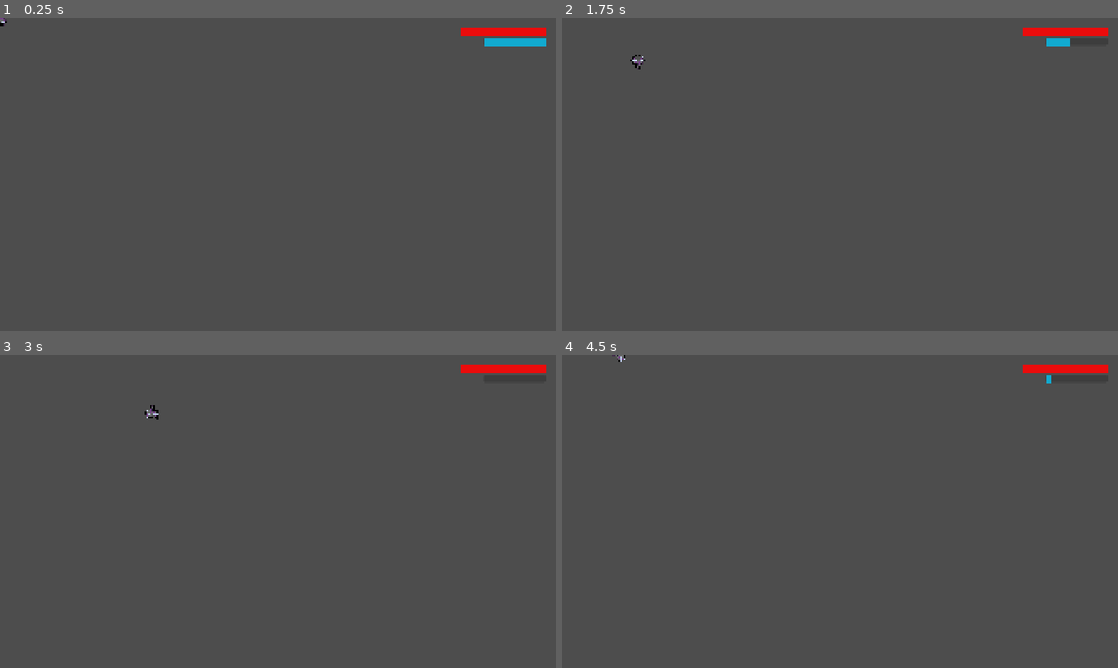
Above: before the commit, frames 1-4 (two rows, left to right).
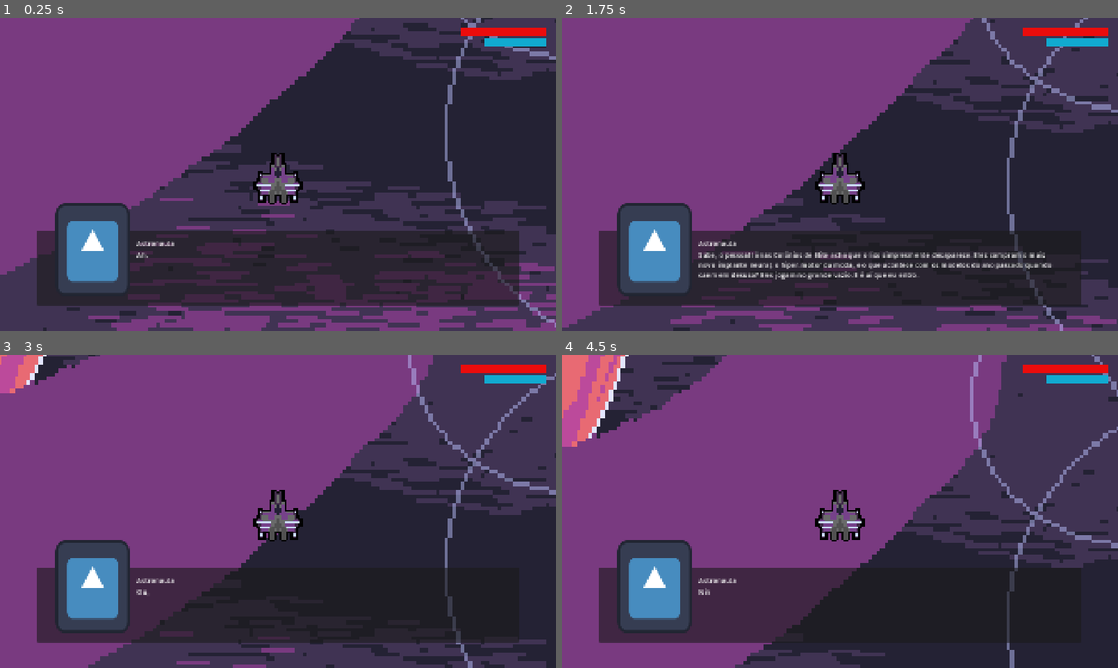
Above: after the commit, the same moments.

Repository: scorpion-bits/AstroDash
Game: Godot game, scene res://Rooms/Mode/Story/LevelManager/levels/Fase1/fase_1.tscn
The game is run twice, just before and just after one commit, with the same random seed, the same clock (stepped at 60 frames per second) and the same inputs. The project has no main scene, so this scene is started directly. The engine's default icon, where the game draws it, is replaced by a stand-in: a white triangle on a blue panel in a dark square.
Inputs:
- Up to frame 1 (0.25 s): no input
- Up to frame 2 (1.75 s): tap Enter (ui_accept) at 0.5, 1.35, 1.52 s; hold D (right_1) 0.53-1.28 s; hold Enter (ui_accept) 0.53-1.28 s; hold S (down_1) from 1.28 s (still down)
- Up to frame 3 (3 s): tap Enter (ui_accept) at 1.82, 2.85 s; release S (down_1) at 2.03 s; hold D (right_1) 2.03-2.78 s; hold Enter (ui_accept) 2.03-2.78 s; hold W (up_1) from 2.78 s (still down)
- Up to frame 4 (4.5 s): tap Enter (ui_accept) at 3.02, 3.32, 4.35 s; release W (up_1) at 3.53 s; hold Enter (ui_accept) 3.53-4.28 s; hold A (left_1) from 3.53 s (still down)

The runs differ from the first frame. In frame 1, 97% of the frame differs, in the area x 0-100%, y 0-100%; in frame 2, 97%; in frame 3, 98%; in frame 4, 98%.

Commit message:
Implementação dos dialogos, e funcionamento da fase 1!

Diff:
--- /dev/null
+++ b/Huds/Dialogo/dialogue_ui.tscn
@@ -0,0 +1,44 @@
+[gd_scene format=3 uid="uid://3nscpcvoaj6"]
+
+[ext_resource type="Script" uid="uid://cgcl0qr7nv5f3" path="res://Rooms/Mode/Story/Componentes/DialogueSystem/dialogue_ui.gd" id="1_oqfc2"]
+[ext_resource type="Texture2D" uid="uid://c18nha187bm0r" path="res://asstes/icon.svg" id="1_yipck"]
+
+[node name="DialogueUI" type="CanvasLayer" unique_id=699159936]
+script = ExtResource("1_oqfc2")
+
+[node name="Background" type="Panel" parent="." unique_id=2123892563]
+offset_left = 128.0
+offset_top = 736.0
+offset_right = 1792.0
+offset_bottom = 992.0
+
+[node name="Portrait" type="TextureRect" parent="Background" unique_id=1976637989]
+layout_mode = 0
+offset_left = 64.0
+offset_top = -96.0
+offset_right = 320.0
+offset_bottom = 224.0
+texture = ExtResource("1_yipck")
+
+[node name="NameLabel" type="Label" parent="Background" unique_id=897731504]
+layout_mode = 0
+offset_left = 344.0
+offset_top = 24.0
+offset_right = 391.0
+offset_bottom = 47.0
+scale = Vector2(1.5, 1.5)
+text = "Nome"
+
+[node name="TextLabel" type="RichTextLabel" parent="Background" unique_id=212237571]
+layout_mode = 0
+offset_left = 344.0
+offset_top = 64.0
+offset_right = 1181.3333
+offset_bottom = 170.66663
+scale = Vector2(1.5, 1.5)
+text = "Ola isso aqui é um teste!"
+fit_content = true
+
+[node name="TypeTimer" type="Timer" parent="." unique_id=807449155]
+
+[node name="VoicePlayer" type="AudioStreamPlayer2D" parent="." unique_id=1438106683]
--- /dev/null
+++ b/Rooms/Mode/Story/Componentes/DialogueSystem/dialogue_line.gd
@@ -0,0 +1,17 @@
+class_name DialogueLine
+extends Resource
+
+@export_category("Informações do Diálogo")
+@export var speaker_name: String = ""
+@export_multiline var text: String = ""
+@export var portrait: Texture2D
+
+@export_category("Configurações de Áudio (Voz)")
+@export var voice_blip: AudioStream
+@export var pitch_base: float = 1.0
+@export var pitch_variation: float = 0.1
+@export var blip_frequency: int = 2
+
+@export_category("Ritmo da Digitação")
+@export var chars_per_second: float = 30.0
+@export var punctuation_pause: float = 0.3
--- /dev/null
+++ b/Rooms/Mode/Story/Componentes/DialogueSystem/dialogue_manager.gd
@@ -0,0 +1,28 @@
+extends Node
+
+signal dialogue_started
+signal dialogue_ended
+
+const DIALOGUE_UI_SCENE = preload("res://Huds/Dialogo/dialogue_ui.tscn")
+var dialogue_ui_instance: CanvasLayer
+
+var is_dialogue_active: bool = false
+
+func _ready():
+	dialogue_ui_instance = DIALOGUE_UI_SCENE.instantiate()
+	add_child(dialogue_ui_instance)
+
+	dialogue_ui_instance.dialogue_finished.connect(_on_dialogue_finished)
+
+func start_dialogue(lines: Array):
+	if is_dialogue_active:
+		return
+
+	is_dialogue_active = true
+	emit_signal("dialogue_started")
+
+	dialogue_ui_instance.start_dialogue(lines)
+
+func _on_dialogue_finished():
+	is_dialogue_active = false
+	emit_signal("dialogue_ended")
--- /dev/null
+++ b/Rooms/Mode/Story/Componentes/DialogueSystem/dialogue_trigger.gd
@@ -0,0 +1,34 @@
+extends Area2D
+
+@export var dialogue_lines: Array[DialogueLine] = []
+
+@export_category("Configurações do Gatilho")
+@export var auto_start: bool = false
+@export var interact_to_start: bool = true
+@export var play_only_once: bool = true
+
+var player_in_area: bool = false
+var has_played: bool = false
+
+func _ready():
+	body_entered.connect(_on_body_entered)
+	body_exited.connect(_on_body_exited)
+
+func _on_body_entered(body):
+	if body.name == "StoryPlayer":
+		player_in_area = true
+		if auto_start and not (play_only_once and has_played):
+			start_my_dialogue()
+
+func _on_body_exited(body):
+	if body.name == "StoryPlayer":
+		player_in_area = false
+
+func _process(_delta):
+	if player_in_area and interact_to_start and not (play_only_once and has_played):
+		if Input.is_action_just_pressed("ui_accept"):
+			start_my_dialogue()
+
+func start_my_dialogue():
+	has_played = true
+	DialogueManager.start_dialogue(dialogue_lines)
--- /dev/null
+++ b/Rooms/Mode/Story/Componentes/DialogueSystem/dialogue_trigger.tscn
@@ -0,0 +1,12 @@
+[gd_scene format=3 uid="uid://lwiybe2681yp"]
+
+[ext_resource type="Script" uid="uid://dlcjvfghr74yn" path="res://Rooms/Mode/Story/Componentes/DialogueSystem/dialogue_trigger.gd" id="1_nhap7"]
+
+[sub_resource type="CircleShape2D" id="CircleShape2D_nfiw7"]
+radius = 96.332756
+
+[node name="DialogueTrigger" type="Area2D" unique_id=450119782]
+script = ExtResource("1_nhap7")
+
+[node name="CollisionShape2D" type="CollisionShape2D" parent="." unique_id=754896291]
+shape = SubResource("CircleShape2D_nfiw7")
--- /dev/null
+++ b/Rooms/Mode/Story/Componentes/DialogueSystem/dialogue_ui.gd
@@ -0,0 +1,103 @@
+extends CanvasLayer
+
+signal dialogue_finished
+
+@onready var background = $Background
+@onready var portrait = $Background/Portrait
+@onready var name_label = $Background/NameLabel
+@onready var text_label = $Background/TextLabel
+@onready var type_timer = $TypeTimer
+@onready var voice_player = $VoicePlayer
+
+var lines: Array[DialogueLine] = []
+var current_line_index: int = 0
+
+var is_typing: bool = false
+var text_to_type: String = ""
+var type_index: int = 0
+var blip_counter: int = 0
+var current_line_data: DialogueLine
+
+func _ready():
+	background.hide()
+	type_timer.timeout.connect(_on_type_timer_timeout)
+
+func start_dialogue(dialogue_lines: Array):
+	lines = dialogue_lines
+	current_line_index = 0
+	background.show()
+	show_current_line()
+
+func show_current_line():
+	if current_line_index >= lines.size():
+		end_dialogue()
+		return
+
+	current_line_data = lines[current_line_index]
+
+	name_label.text = current_line_data.speaker_name
+	text_to_type = current_line_data.text
+	text_label.text = text_to_type
+	text_label.visible_characters = 0
+
+	if current_line_data.portrait != null:
+		portrait.texture = current_line_data.portrait
+		portrait.show()
+	else:
+		portrait.hide()
+
+	voice_player.stream = current_line_data.voice_blip
+
+	type_index = 0
+	blip_counter = 0
+	is_typing = true
+
+	if current_line_data.chars_per_second > 0:
+		type_timer.wait_time = 1.0 / current_line_data.chars_per_second
+		type_timer.start()
+	else:
+		text_label.visible_characters = -1
+		is_typing = false
+
+func _process(_delta):
+	if not background.visible:
+		return
+
+	if Input.is_action_just_pressed("ui_accept"):
+		if is_typing:
+			is_typing = false
+			type_timer.stop()
+			text_label.visible_characters = -1
+		else:
+			current_line_index += 1
+			show_current_line()
+
+func _on_type_timer_timeout():
+	if not is_typing:
+		return
+
+	type_index += 1
+	text_label.visible_characters = type_index
+
+	var current_char = text_to_type[type_index - 1]
+
+	if voice_player.stream != null and current_char != " " and current_char != "\n":
+		blip_counter += 1
+		if blip_counter >= current_line_data.blip_frequency:
+			blip_counter = 0
+			voice_player.pitch_scale = current_line_data.pitch_base + randf_range(-current_line_data.pitch_variation, current_line_data.pitch_variation)
+			voice_player.play()
+
+	if type_index >= text_to_type.length():
+		is_typing = false
+		type_timer.stop()
+		return
+
+	if current_char in [".", "!", "?", ",", ":"]:
+		type_timer.start(current_line_data.punctuation_pause)
+	else:
+		type_timer.start(1.0 / current_line_data.chars_per_second)
+
+func end_dialogue():
+	background.hide()
+	emit_signal("dialogue_finished")
--- /dev/null
+++ b/Rooms/Mode/Story/Itens/Sucata/sucata.gd
@@ -0,0 +1,23 @@
+extends Area2D
+class_name Sucata
+
+@export var speed: float = 150.0
+var direction: Vector2 = Vector2.ZERO
+
+signal collected
+
+func _ready() -> void:
+	body_entered.connect(_on_body_entered)
+	$VisibleOnScreenNotifier2D.screen_exited.connect(_on_screen_exited)
+
+func _process(delta: float) -> void:
+	position += direction * speed * delta
+	rotation += 2.0 * delta
+
+func _on_body_entered(body: Node2D) -> void:
+	if body is StoryPlayer:
+		collected.emit()
+		queue_free()
+
+func _on_screen_exited() -> void:
+	queue_free()
--- /dev/null
+++ b/Rooms/Mode/Story/Itens/Sucata/sucata.tscn
@@ -0,0 +1,22 @@
+[gd_scene format=3 uid="uid://cx6q8c7f215d2"]
+
+[ext_resource type="Script" path="res://Rooms/Mode/Story/Itens/Sucata/sucata.gd" id="1_script"]
+[ext_resource type="Texture2D" uid="uid://c18nha187bm0r" path="res://asstes/icon.svg" id="2_icon"]
+
+[sub_resource type="CircleShape2D" id="CircleShape2D_sucata"]
+radius = 32.0
+
+[node name="Sucata" type="Area2D" groups=["sucatas"]]
+collision_layer = 0
+collision_mask = 1
+script = ExtResource("1_script")
+
+[node name="Sprite2D" type="Sprite2D" parent="."]
+texture_filter = 1
+scale = Vector2(0.5, 0.5)
+texture = ExtResource("2_icon")
+
+[node name="CollisionShape2D" type="CollisionShape2D" parent="."]
+shape = SubResource("CircleShape2D_sucata")
+
+[node name="VisibleOnScreenNotifier2D" type="VisibleOnScreenNotifier2D" parent="."]
--- a/Rooms/Mode/Story/LevelManager/levels/Fase1/fase_1.gd
+++ b/Rooms/Mode/Story/LevelManager/levels/Fase1/fase_1.gd
@@ -1,43 +1,112 @@
 extends RoomBase
 
-@onready var survival_timer: Timer = $SurvivalTimer
-@onready var player: StoryPlayer = $StoryPlayer # Ajuste o caminho se necessário
+@export var intro_dialogues: Array[DialogueLine] = []
+
+@onready var level_camera: Camera2D = $Camera2D
+@onready var spawn_timer: Timer = $SpawnTimer
+@onready var player: StoryPlayer = $StoryPlayer
+@onready var mob_spawn_location: PathFollow2D = $MobPath/MobSpawnLocation
+
+var meteor_scene: PackedScene = preload("res://Perigos/meteoro/meteoro.tscn")
+var sucata_scene: PackedScene = preload("res://Rooms/Mode/Story/Itens/Sucata/sucata.tscn")
+
+var collected_trash: int = 0
+var max_trash: int = 15
 
 func _ready() -> void:
-	# Chama o _ready do RoomBase para carregar o fundo
 	super._ready()
+	if player:
+		player.position = Vector2(960, 930)
+		player.is_in_cutscene = true
+		player.cutscene_direction = Vector2(0, -1)
 
-	# Na Fase 1 o jogador não pode atirar (desativamos a arma)
+		if player.weapon_comp:
+			player.weapon_comp.can_shoot = false
+
+	if spawn_timer:
+		if not spawn_timer.timeout.is_connected(_on_spawn_timer_timeout):
+			spawn_timer.timeout.connect(_on_spawn_timer_timeout)
+		spawn_timer.stop()
+
+	start_intro_cutscene()
+
+
+
+func _process(delta: float) -> void:
+	if player.is_in_cutscene and level_camera:
+		level_camera.global_position = player.global_position
+
+func start_intro_cutscene() -> void:
+	if intro_dialogues.size() > 0:
+		DialogueManager.start_dialogue(intro_dialogues)
+		await DialogueManager.dialogue_ended
+
+	player.is_in_cutscene = false
+
+	var tween = create_tween()
+
+	tween.set_parallel(true)
+	tween.set_ease(Tween.EASE_OUT).set_trans(Tween.TRANS_QUAD)
+
+	tween.tween_property(level_camera, "global_position", Vector2(960, 540), 2.0)
+
+	tween.tween_property(level_camera, "zoom", Vector2(1, 1), 2.0)
+
+	await tween.finished
+
 	if player and player.weapon_comp:
-		player.weapon_comp.can_shoot = false
+		player.weapon_comp.can_shoot = true
 
-	# Conecta o fim do tempo de sobrevivência
-	if survival_timer:
-		survival_timer.timeout.connect(_on_survival_timer_timeout)
+	if spawn_timer:
+		spawn_timer.start()
 
-	# Inicie o seu Spawner de Meteoros aqui!
+func _on_spawn_timer_timeout() -> void:
+	if collected_trash >= max_trash:
+		return
 
-func _on_survival_timer_timeout() -> void:
-	print("Tempo de sobrevivência acabou!")
+	var is_sucata = randf() > 0.7
 
-	# 1. Pare de spawnar meteoros
-	# $MeteorSpawner.stop()
+	mob_spawn_location.progress_ratio = randf()
 
-	# 2. Destrua os meteoros que sobraram na tela (opcional)
-	# for meteoro in get_tree().get_nodes_in_group("meteoros"):
-	#     meteoro.queue_free()
+	var item
+	if is_sucata:
+		item = sucata_scene.instantiate()
+		item.collected.connect(_on_sucata_collected)
+	else:
+		item = meteor_scene.instantiate()
 
-	# 3. Toca a Lore/Cutscene
-	iniciar_lore()
+	add_child(item)
+	item.global_position = mob_spawn_location.global_position
+
+	var direction = mob_spawn_location.rotation + PI / 2
+	direction += randf_range(-PI / 4, PI / 4)
+	item.rotation = direction
+
+	if is_sucata:
+		item.direction = Vector2(1, 0).rotated(direction)
+	else:
+		var velocidade_extra = collected_trash * 50.0
+		var velocidade_minima = 150.0 + velocidade_extra
+		var velocidade_maxima = 250.0 + velocidade_extra
+		var velocity = Vector2(randf_range(velocidade_minima, velocidade_maxima), 0.0)
+		item.linear_velocity = velocity.rotated(direction)
+
+func _on_sucata_collected() -> void:
+	collected_trash += 1
+	print("Sucata coletada! Total: ", collected_trash)
+
+	if spawn_timer.wait_time > 0.5:
+		spawn_timer.wait_time -= 0.1
+
+	if collected_trash >= max_trash:
+		spawn_timer.stop()
+		iniciar_lore()
 
 func iniciar_lore() -> void:
-	# Aqui você pode instanciar um painel de diálogo, mostrar um texto na tela...
 	print("Alien: 'Vocês, lixeiros, não vão nos impedir!'")
 	print("IA da Nave: 'Armamento improvisado concluído. Pressione ESPAÇO para atirar.'")
 
-	# Reativa a arma do jogador!
 	if player and player.weapon_comp:
 		player.weapon_comp.can_shoot = true
 
-	# Termina a sala (abre o portal usando a função do RoomBase que criamos antes)
 	finish_room()
--- a/Rooms/Mode/Story/LevelManager/levels/Fase1/fase_1.tscn
+++ b/Rooms/Mode/Story/LevelManager/levels/Fase1/fase_1.tscn
@@ -1,12 +1,106 @@
 [gd_scene format=3 uid="uid://dty3xc1uxq5jd"]
 
-[ext_resource type="Script" uid="uid://dg5tvq6la5uld" path="res://Rooms/Mode/Story/LevelManager/levels/Fase1/fase_1.gd" id="1_iajsu"]
-[ext_resource type="PackedScene" uid="uid://dt5qfbw2fbjcc" path="res://Rooms/Mode/Story/StoryPlayer/Player/StoryPlayer.tscn" id="2_gctc8"]
-[ext_resource type="Texture2D" uid="uid://vnjrgp564i4h" path="res://Huds/menuinicial/assets/menuinicial background.png" id="2_iajsu"]
+[ext_resource type="PackedScene" uid="uid://bgfuutrmm2b3v" path="res://Rooms/Mode/Story/LevelManager/levels/RoomBase/room_base.tscn" id="1_roombase"]
+[ext_resource type="Script" uid="uid://dg5tvq6la5uld" path="res://Rooms/Mode/Story/LevelManager/levels/Fase1/fase_1.gd" id="2_iajsu_script"]
+[ext_resource type="Script" uid="uid://dfse47ntl1cba" path="res://Rooms/Mode/Story/Componentes/DialogueSystem/dialogue_line.gd" id="3_5uc2h"]
+[ext_resource type="PackedScene" uid="uid://dt5qfbw2fbjcc" path="res://Rooms/Mode/Story/StoryPlayer/Player/StoryPlayer.tscn" id="3_gctc8"]
+[ext_resource type="Texture2D" uid="uid://bhhp7uhw8rauc" path="res://Rooms/Mode/Story/LevelManager/levels/Fase1/assets/fundo fase.png" id="4_iajsu_bg"]
+[ext_resource type="Texture2D" uid="uid://c18nha187bm0r" path="res://asstes/icon.svg" id="4_mirka"]
+[ext_resource type="AudioStream" uid="uid://cjisdrjdxp7k7" path="res://Rooms/Mode/Story/audios/Vozes/Blip.wav" id="5_2wx6x"]
 
-[node name="Fase1" type="Node2D" unique_id=29031187]
-script = ExtResource("1_iajsu")
-room_background = ExtResource("2_iajsu")
-metadata/_custom_type_script = "uid://dr0bpsxc2saa3"
+[sub_resource type="Resource" id="Resource_wcote"]
+script = ExtResource("3_5uc2h")
+speaker_name = "Astronauta"
+text = "Ah... mais um dia de trabalho."
+portrait = ExtResource("4_mirka")
+voice_blip = ExtResource("5_2wx6x")
+pitch_base = 0.8
+chars_per_second = 40.0
+metadata/_custom_type_script = "uid://dfse47ntl1cba"
 
-[node name="StoryPlayer" parent="." unique_id=1832787236 instance=ExtResource("2_gctc8")]
+[sub_resource type="Resource" id="Resource_n0kpp"]
+script = ExtResource("3_5uc2h")
+speaker_name = "Astronauta"
+text = "Sabe, o pessoal lá nas Colônias de Elite acha que o lixo simplesmente desaparece. Eles compram o mais novo implante neural, o hiper-motor da moda, e o que acontece com os modelos do ano passado quando caem em desuso? Eles jogam no grande vazio. E é aí que eu entro."
+portrait = ExtResource("4_mirka")
+voice_blip = ExtResource("5_2wx6x")
+pitch_base = 0.8
+chars_per_second = 40.0
+metadata/_custom_type_script = "uid://dfse47ntl1cba"
+
+[sub_resource type="Resource" id="Resource_mirka"]
+script = ExtResource("3_5uc2h")
+speaker_name = "Astronauta"
+text = "Olha só para isso... quilômetros e quilômetros de restos tecnológicos. Satélites mortos, drones de entrega abandonados, cruzadores estelares que custavam bilhões e agora não passam de sucata flutuante bloqueando a vista. A galáxia avança implacável, a tecnologia evolui, e simplesmente deixa esse rastro absurdo de peças obsoletas para trás. O universo virou um gigantesco cemitério de metal enferrujado, e eu sou o coveiro."
+portrait = ExtResource("4_mirka")
+voice_blip = ExtResource("5_2wx6x")
+pitch_base = 0.8
+chars_per_second = 40.0
+metadata/_custom_type_script = "uid://dfse47ntl1cba"
+
+[sub_resource type="Resource" id="Resource_2wx6x"]
+script = ExtResource("3_5uc2h")
+speaker_name = "Astronauta"
+text = "Ou, como eles preferem colocar no meu contrato de baixo escalão: Técnico de Triagem de Resíduos Orbitais."
+portrait = ExtResource("4_mirka")
+voice_blip = ExtResource("5_2wx6x")
+pitch_base = 0.8
+chars_per_second = 40.0
+metadata/_custom_type_script = "uid://dfse47ntl1cba"
+
+[sub_resource type="Resource" id="Resource_af4sh"]
+script = ExtResource("3_5uc2h")
+speaker_name = "Astronauta"
+text = "No fim das contas, a gente sabe a verdade. Eu sou só o gari do espaço. Vinte anos respirando ar reciclado da mesma cabine, bebendo café com gosto de óleo de motor e cheirando a ozônio queimado. Não tem glória nenhuma aqui fora."
+portrait = ExtResource("4_mirka")
+voice_blip = ExtResource("5_2wx6x")
+pitch_base = 0.8
+chars_per_second = 40.0
+metadata/_custom_type_script = "uid://dfse47ntl1cba"
+
+[sub_resource type="Resource" id="Resource_pcfpv"]
+script = ExtResource("3_5uc2h")
+speaker_name = "Astronauta"
+text = "Ninguém faz estátuas para quem limpa a sujeira do universo. Mas, se eu e minha nave não estivéssemos aqui, em três meses os riquinhos não conseguiriam nem tirar seus cruzeiros de luxo da garagem sem bater de frente com um reator termonuclear de quinta mão."
+portrait = ExtResource("4_mirka")
+voice_blip = ExtResource("5_2wx6x")
+pitch_base = 0.8
+chars_per_second = 40.0
+metadata/_custom_type_script = "uid://dfse47ntl1cba"
+
+[sub_resource type="Resource" id="Resource_263ir"]
+script = ExtResource("3_5uc2h")
+speaker_name = "Astronauta"
+text = "Ok, vamos trabalhar!"
+portrait = ExtResource("4_mirka")
+voice_blip = ExtResource("5_2wx6x")
+pitch_base = 0.8
+chars_per_second = 40.0
+metadata/_custom_type_script = "uid://dfse47ntl1cba"
+
+[sub_resource type="Curve2D" id="Curve2D_fc0e3"]
+_data = {
+"points": PackedVector2Array(0, 0, 0, 0, -100, -100, 0, 0, 0, 0, 2020, -100, 0, 0, 0, 0, 2020, 1180, 0, 0, 0, 0, -100, 1180, 0, 0, 0, 0, -100, -100)
+}
+point_count = 5
+
+[node name="Fase1" unique_id=1148374696 instance=ExtResource("1_roombase")]
+script = ExtResource("2_iajsu_script")
+intro_dialogues = Array[ExtResource("3_5uc2h")]([SubResource("Resource_wcote"), SubResource("Resource_n0kpp"), SubResource("Resource_mirka"), SubResource("Resource_2wx6x"), SubResource("Resource_af4sh"), SubResource("Resource_pcfpv"), SubResource("Resource_263ir")])
+room_background = ExtResource("4_iajsu_bg")
+
+[node name="StoryPlayer" parent="." index="6" unique_id=293871870 instance=ExtResource("3_gctc8")]
+position = Vector2(960, 540)
+
+[node name="MobPath" type="Path2D" parent="." index="7" unique_id=1548822569]
+curve = SubResource("Curve2D_fc0e3")
+
+[node name="MobSpawnLocation" type="PathFollow2D" parent="MobPath" index="0" unique_id=1274689729]
+position = Vector2(-100, -100)
+
+[node name="SpawnTimer" type="Timer" parent="." index="8" unique_id=1892805875]
+wait_time = 1.5
+
+[node name="Camera2D" type="Camera2D" parent="." index="9" unique_id=516896815]
+position = Vector2(960, 544)
+zoom = Vector2(3.5, 3.5)
--- a/Rooms/Mode/Story/LevelManager/levels/RoomBase/room_base.tscn
+++ b/Rooms/Mode/Story/LevelManager/levels/RoomBase/room_base.tscn
@@ -22,6 +22,7 @@
 script = ExtResource("1_u4go6")
 
 [node name="Background" type="TextureRect" parent="." unique_id=1547583057]
+texture_filter = 1
 offset_right = 40.0
 offset_bottom = 40.0
 scale = Vector2(4, 4)
--- a/Rooms/Mode/Story/StoryPlayer/Player/StoryPlayer.tscn
+++ b/Rooms/Mode/Story/StoryPlayer/Player/StoryPlayer.tscn
@@ -15,7 +15,7 @@
 bg_color = Color(0.92, 0.04600001, 0.04600001, 1)
 
 [node name="StoryPlayer" type="CharacterBody2D" unique_id=1832787236]
-collision_mask = 7
+collision_mask = 5
 script = ExtResource("1_chmls")
 
 [node name="Sprite2D" type="Sprite2D" parent="." unique_id=600521536]
@@ -23,13 +23,21 @@
 scale = Vector2(2, 2)
 texture = ExtResource("1_lkl1o")
 
-[node name="CollisionShape2D" type="CollisionShape2D" parent="." unique_id=435167561]
+[node name="CollisionShape2D" type="CollisionShape2D" parent="." unique_id=1157761137]
 position = Vector2(0, 5)
 shape = SubResource("CircleShape2D_lkl1o")
 
 [node name="HealthComponent" parent="." unique_id=440873489 instance=ExtResource("3_h0qu4")]
 
 [node name="WeaponComponent" parent="." unique_id=864682556 instance=ExtResource("4_fds1a")]
+
+[node name="Hurtbox" type="Area2D" parent="." unique_id=926475993]
+collision_layer = 0
+collision_mask = 2
+
+[node name="CollisionShape2D" type="CollisionShape2D" parent="Hurtbox" unique_id=575921994]
+position = Vector2(0, 5)
+shape = SubResource("CircleShape2D_lkl1o")
 
 [node name="PlayerUI" type="CanvasLayer" parent="." unique_id=1053241877]
 
--- a/Rooms/Mode/Story/StoryPlayer/Player/story_player.gd
+++ b/Rooms/Mode/Story/StoryPlayer/Player/story_player.gd
@@ -2,12 +2,15 @@
 class_name StoryPlayer
 
 @export var speed: float = 350.0
+@export var is_in_cutscene: bool = false
+@export var cutscene_direction: Vector2 = Vector2.UP
 
 @onready var health_comp: HealthComponent = $HealthComponent
 @onready var weapon_comp: WeaponComponent = $WeaponComponent
 @onready var sprite: Sprite2D = $Sprite2D
 @onready var energy_bar: ProgressBar = $PlayerUI/EnergyBar
 @onready var health_bar: ProgressBar = $PlayerUI/HealthBar
+@onready var hurtbox: Area2D = $Hurtbox
 
 func _ready() -> void:
 	if health_comp:
@@ -22,9 +25,37 @@
 		energy_bar.max_value = weapon_comp.max_energy
 		energy_bar.value = weapon_comp.current_energy
 
+	if hurtbox:
+		hurtbox.body_entered.connect(_on_hurtbox_body_entered)
+
+func _on_hurtbox_body_entered(body: Node2D) -> void:
+	if body.is_in_group("meteoros"):
+		if health_comp:
+			health_comp.take_damage(1)
+
 func _physics_process(delta: float) -> void:
 
+	if is_in_cutscene:
+		if global_position.y <= 540:
+			velocity = Vector2.ZERO
+		else:
+			velocity = cutscene_direction * (speed * 0.1)
+
+		if cutscene_direction != Vector2.ZERO:
+			var target_angle = cutscene_direction.angle() + (PI / 2)
+			rotation = lerp_angle(rotation, target_angle, 15.0 * delta)
+
+		move_and_slide()
+		return
+
+	if DialogueManager.is_dialogue_active:
+		velocity = Vector2.ZERO
+		move_and_slide()
+		return
+
+
 	var direction = Input.get_vector("left_1", "right_1", "up_1", "down_1")
+
 	if direction != Vector2.ZERO:
 		velocity = direction * speed
 		var target_angle = direction.angle() + (PI / 2)
@@ -53,6 +84,7 @@
 func _on_died() -> void:
 	print("Player morreu!")
 	set_collision_layer_value(1, false)
-	set_collision_mask_value(2, false)
+	if hurtbox:
+		hurtbox.set_deferred("monitoring", false)
 	hide()
 	set_physics_process(false)
--- a/project.godot
+++ b/project.godot
@@ -11,13 +11,14 @@
 [application]
 
 config/name="AstroDash"
-config/features=PackedStringArray("4.6", "GL Compatibility")
+config/features=PackedStringArray("4.7", "GL Compatibility")
 config/icon="res://asstes/icon.svg"
 
 [autoload]
 
 MusicaFundo="*uid://8btqe7dmk4kl"
 StoryLevelManager="*uid://cgf6l0xe7ehpr"
+DialogueManager="*uid://7wcx0tuf7syp"
 
 [display]
 
Not shown, added: Rooms/Mode/Story/Componentes/DialogueSystem/dialogue_line.gd.uid
Not shown, added: Rooms/Mode/Story/Componentes/DialogueSystem/dialogue_manager.gd.uid
Not shown, added: Rooms/Mode/Story/Componentes/DialogueSystem/dialogue_trigger.gd.uid
Not shown, added: Rooms/Mode/Story/Componentes/DialogueSystem/dialogue_ui.gd.uid
Not shown, added: Rooms/Mode/Story/Itens/Sucata/sucata.gd.uid
Binary file added: Rooms/Mode/Story/LevelManager/levels/Fase1/assets/fundo fase.png
Not shown, added: Rooms/Mode/Story/LevelManager/levels/Fase1/assets/fundo fase.png.import
Not shown, added: Rooms/Mode/Story/audios/Vozes/Blip.wav.import
Not shown, changed: task list.txt
Not shown, added: Rooms/Mode/Story/audios/Vozes/Blip.wav
